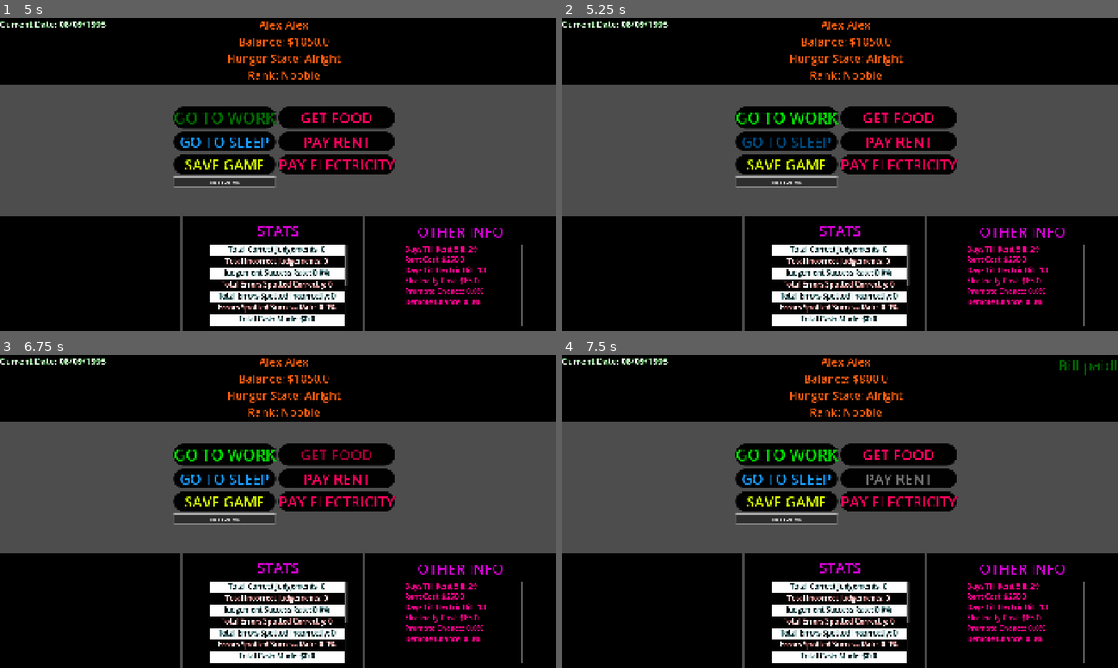
Above: before the commit, frames 1-4 (two rows, left to right).
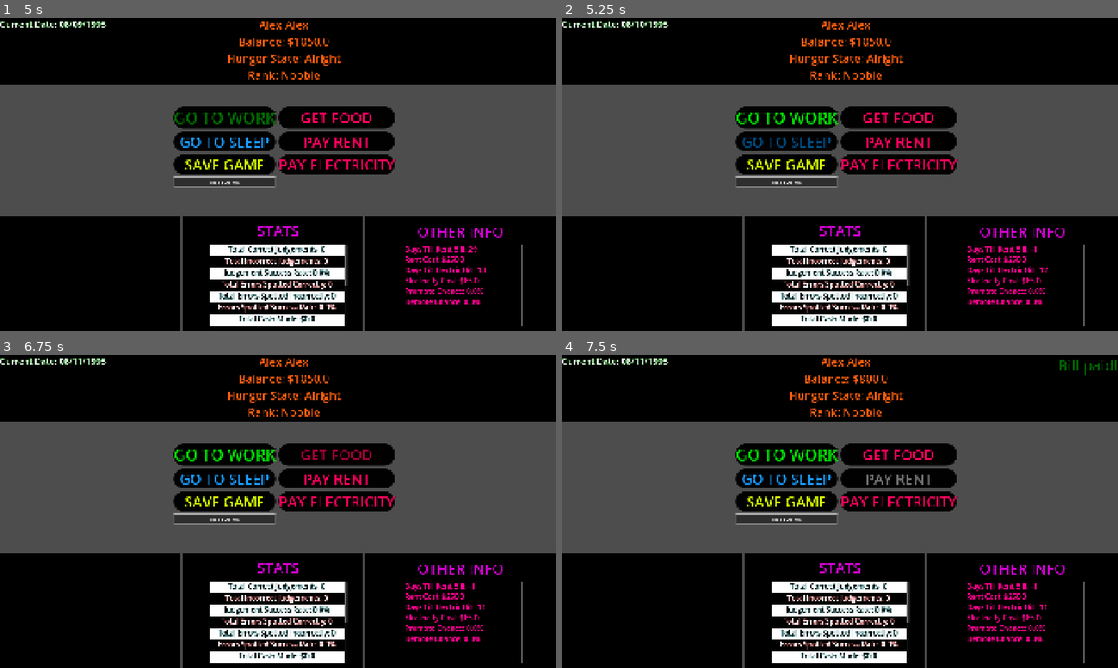
Above: after the commit, the same moments.

Repository: HiImTonyy/acceptordeny
Game: Godot game, scene res://scenes/main_menu.tscn
Two runs of this game, one before a commit and one after it. Both use one fixed random seed, a clock stepped at 60 frames per second and the inputs below.
Inputs (mouse positions are in pixels of both pictures, inside the frame that each line leads up to):
- Up to frame 1 (5 s): click "New Game" at 0.5 s; click (283, 149) at 1.27 s; type "Alex" at 1.35 s; click (283, 171) at 1.5 s; type "Alex" at 1.58 s; click "Start Game" at 2 s; click "TEST BUTTON" at 2.75 s; click "GO TO WORK" at 3.5 s; click "GO TO WORK" at 4.25 s
- Up to frame 2 (5.25 s): click "GO TO SLEEP" at 5 s
- Up to frame 3 (6.75 s): click "GO TO SLEEP" at 5.75 s; click "GET FOOD" at 6.5 s
- Up to frame 4 (7.5 s): click "PAY RENT" at 7.25 s

Frame 1 is identical in both runs. In frame 2, less than 0.1% of the frame differs, in the area x 13-88%, y 1-82%; in frame 3, less than 0.1%; in frame 4, less than 0.1%.

Commit message:
Added event script. Player can now sleep.

Diff:
--- a/project.godot
+++ b/project.godot
@@ -21,6 +21,7 @@
 playerstats="*res://scenes/player_stats.tscn"
 bills="*res://scenes/bills.tscn"
 world="*res://scenes/world.tscn"
+event="*res://scenes/event.tscn"
 
 [display]
 
--- /dev/null
+++ b/scenes/event.tscn
@@ -0,0 +1,6 @@
+[gd_scene load_steps=2 format=3 uid="uid://crgh4r4ff1dci"]
+
+[ext_resource type="Script" uid="uid://5boteodhcx1t" path="res://scripts/event.gd" id="1_y83ao"]
+
+[node name="Event" type="Node"]
+script = ExtResource("1_y83ao")
--- a/scenes/home.tscn
+++ b/scenes/home.tscn
@@ -541,6 +541,7 @@
 grow_vertical = 2
 color = Color(0.29586652, 0.2958665, 0.2958665, 1)
 
+[connection signal="button_down" from="MainUI/ContainerMainButtons/ButtonGoToSleep" to="." method="_on_button_go_to_sleep_button_down"]
 [connection signal="button_down" from="MainUI/ContainerMainButtons/ButtonPayRent" to="." method="_on_button_pay_rent_button_down"]
 [connection signal="button_down" from="MainUI/ContainerMainButtons/ButtonPayElectricity" to="." method="_on_button_pay_electricity_button_down"]
 [connection signal="button_down" from="MainUI/ContainerMainButtons/Button" to="." method="_on_button_button_down"]
--- /dev/null
+++ b/scripts/event.gd
@@ -0,0 +1,70 @@
+extends Node
+
+signal start_event(event_type : String)
+
+var event_selected
+var did_not_pay_rent_negative_chance : int = 35
+var main_text : String
+var choice_1_text : String
+var choice_2_text : String
+var chose_choice_1 : bool
+var chose_choice_2 : bool
+var choice_1_outcome_text : String
+var choice_1_negative_outcome_text : String
+var choice_2_outcome_text : String
+
+var unique_events = [
+	{
+		"event_name": "did_not_pay_rent",
+		"main_text": "You forgot to pay your rent. what do you do?",
+		"choice_1_text": "Do nothing " + str(did_not_pay_rent_negative_chance) + "% chance of negative outcome",
+		"choice_2_text": "Call the Landlord and say that you'll pay double the amount.",
+		"chose_choice_1": false,
+		"chose_choice_2": false,
+		"choice_1_outcome_text": "Wow, nothing bad happened.",
+		"choice_1_negative_outcome_text": "The Landlord slammed in your door and knocked you unconcious with a baseball bat. you woke up and found that he stole 30% of your money",
+		"choice_2_outcome_text": "The landlord accepts and ends the call after calling you an idiot."
+	}
+]
+
+var sleep_events # NEEDS TO BE ADDED
+var end_of_workday_events # NEEDS TO BE ADDED
+
+
+func _ready():
+	start_event.connect(select_event)
+
+
+func select_event(event_type : String):
+	bills.rent_paid = false
+	bills.days_till_rent = -1
+
+	if bills.rent_paid == false and bills.days_till_rent < 0:
+		event_selected = unique_events[0]
+	else:
+		match event_type:
+			"sleeping":
+				event_selected = sleep_events.pick_random()
+			"end_of_workday":
+				event_selected = end_of_workday_events.pick_random()
+
+	set_event_variables()
+
+func set_event_variables():
+	main_text = event_selected["main_text"]
+	choice_1_text = event_selected["choice_1_text"]
+	choice_2_text = event_selected["choice_2_text"]
+	chose_choice_1 = event_selected["chose_choice_1"]
+	chose_choice_2 = event_selected["chose_choice_2"]
+	choice_1_outcome_text = event_selected["choice_1_outcome_text"]
+	choice_1_negative_outcome_text = event_selected["choice_1_negative_outcome_text"]
+	choice_2_outcome_text = event_selected["choice_2_outcome_text"]
+
+	print("MAIN TEXT: " + main_text)
+	print("CHOICE 1 TEXT: " + choice_1_text)
+	print("CHOICE 2 TEXT: " + choice_2_text)
+	print("CHOICE 1 BOOL: " + str(chose_choice_1))
+	print("CHOICE 2 BOOL: " + str(chose_choice_2))
+	print("CHOICE 1 OUTCOME TEXT: " + choice_1_outcome_text)
+	print("CHOICE 1 NEGATIVE OUTCOME TEXT: " + choice_1_negative_outcome_text)
+	print("CHOICE 2 OUTCOME TEXT: " + choice_2_outcome_text)
--- a/scripts/home.gd
+++ b/scripts/home.gd
@@ -53,6 +53,12 @@
 	player.paying_bill.emit("electric")
 	update_ui()
 
+
+func _on_button_go_to_sleep_button_down() -> void:
+	world.next_day()
+	event.start_event.emit("sleeping")
+	update_ui()
+
 func disable_button(button : String, option : bool):
 	match button:
 		"rent":
@@ -69,7 +75,6 @@
 
 func disable_UI():
 	$HomeUI.hide()
-
 
 func update_ui():
 	player.current_hunger_state = player.hunger_state.keys()[player.hunger]
@@ -109,7 +114,6 @@
 
 func _on_button_button_down() -> void:
 	world.next_day()
-	bills.rent_paid = true
 	bills.electricity_paid = true
 	player.cash += 1000
 	update_ui()
Not shown, added: scripts/event.gd.uid
